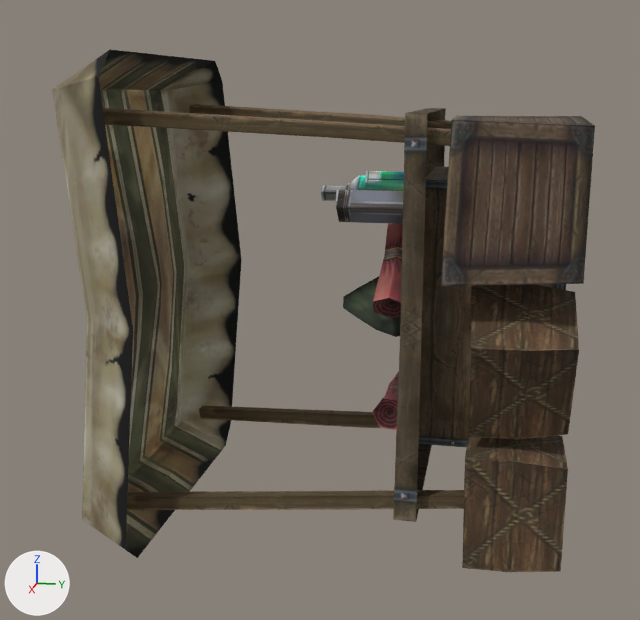
What one commit did to the OBJ model sceneobjs/zhucheng_yewai_291/zhucheng_yewai_291_zahuopu_01_d.obj.
The view is the same before and after, from a 50 mm camera at (238.9, -17.6, 55.3) aimed at (2.7, -64.8, -3.8). Arrows for +X, +Y and +Z are at lower left; the lights stay in place. Where no turn or scale is listed for an object, it has been applied to the vertices. Vertices at the same position are counted once.

Objects in the first picture: 'zhucheng_yewai_291_zahuopu_01_d'.
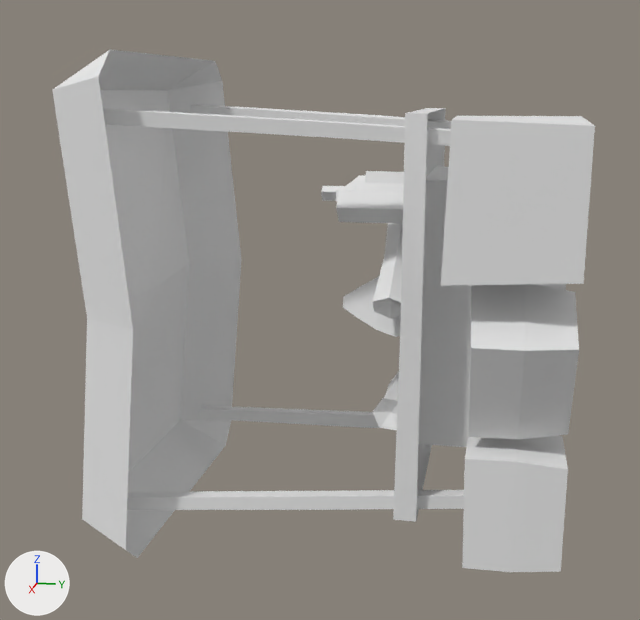
Patch to the scene script:
```diff
--- a/sceneobjs/zhucheng_yewai_291/zhucheng_yewai_291_zahuopu_01_d.obj.py
+++ b/sceneobjs/zhucheng_yewai_291/zhucheng_yewai_291_zahuopu_01_d.obj.py
@@ mat_material_6_1 @@
+mat_material_6_1 = principled_material('material_6')
+mat_material_6_1.base_color = (0.8, 0.8, 0.8)  # white #e7e7e7
+mat_material_6_1.roughness = 1.0
@@ mat_material_8_1 @@
+mat_material_8_1 = principled_material('material_8')
+mat_material_8_1.base_color = (0.8, 0.8, 0.8)  # white #e7e7e7
+mat_material_8_1.roughness = 1.0
@@ mat_material_4_1 @@
+mat_material_4_1 = principled_material('material_4')
+mat_material_4_1.base_color = (0.8, 0.8, 0.8)  # white #e7e7e7
+mat_material_4_1.roughness = 1.0
@@ mat_material_10_1 @@
+mat_material_10_1 = principled_material('material_10')
+mat_material_10_1.base_color = (0.8, 0.8, 0.8)  # white #e7e7e7
+mat_material_10_1.roughness = 1.0
@@ mat_material_7_1 @@
+mat_material_7_1 = principled_material('material_7')
+mat_material_7_1.base_color = (0.8, 0.8, 0.8)  # white #e7e7e7
+mat_material_7_1.roughness = 1.0
@@ mat_material_5_1 @@
+mat_material_5_1 = principled_material('material_5')
+mat_material_5_1.base_color = (0.8, 0.8, 0.8)  # white #e7e7e7
+mat_material_5_1.roughness = 1.0
@@ mat_material_9_1 @@
+mat_material_9_1 = principled_material('material_9')
+mat_material_9_1.base_color = (0.8, 0.8, 0.8)  # white #e7e7e7
+mat_material_9_1.roughness = 1.0
@@ me_zhucheng_yewai_291_zahuopu_01_d @@
 me_zhucheng_yewai_291_zahuopu_01_d.from_pydata(...)  # 243 vertices, 362 faces; spans x -63.5..65.7, y -122.8..-0.4, z -64.9..64.9
 # used by ob_zhucheng_yewai_291_zahuopu_01_d; location = (0.0, 0.0, 0.0)
+# me_zhucheng_yewai_291_zahuopu_01_d part 1: all 72 faces that had it switch from mat_material_4 (picture img_zhucheng_yewai_291_zahuopu_01_a_04_png) to mat_material_4_1 (white #e7e7e7)
+# me_zhucheng_yewai_291_zahuopu_01_d part 2: all 58 faces that had it switch from mat_material_5 (picture img_zhucheng_yewai_291_zahuopu_01_a_05_png) to mat_material_5_1 (white #e7e7e7)
+# me_zhucheng_yewai_291_zahuopu_01_d part 3: all 36 faces that had it switch from mat_material_6 (picture img_zhucheng_yewai_291_zahuopu_01_a_06_png) to mat_material_6_1 (white #e7e7e7)
+# me_zhucheng_yewai_291_zahuopu_01_d part 4: all 28 faces that had it switch from mat_material_7 (picture img_zhucheng_yewai_291_zahuopu_01_a_07_png) to mat_material_7_1 (white #e7e7e7)
+# me_zhucheng_yewai_291_zahuopu_01_d part 5: all 72 faces that had it switch from mat_material_8 (picture img_zhucheng_yewai_291_zahuopu_01_a_08_png) to mat_material_8_1 (white #e7e7e7)
+# me_zhucheng_yewai_291_zahuopu_01_d part 6: all 86 faces that had it switch from mat_material_9 (picture img_zhucheng_yewai_291_zahuopu_01_a_09_png) to mat_material_9_1 (white #e7e7e7)
+# me_zhucheng_yewai_291_zahuopu_01_d part 7: all 10 faces that had it switch from mat_material_10 (picture img_zhucheng_yewai_291_zahuopu_01_a_10_png) to mat_material_10_1 (white #e7e7e7)
```

Boxes [x1, y1, x2, y2] around the edits, measured in the pictures (640 x 620 px):
part 1 of me_zhucheng_yewai_291_zahuopu_01_d, recoloured (brown to white)
    both: [373, 223, 403, 430]
part 2 of me_zhucheng_yewai_291_zahuopu_01_d, recoloured
    both: [336, 171, 404, 337]
part 3 of me_zhucheng_yewai_291_zahuopu_01_d, recoloured (grey to white)
    both: [321, 175, 404, 224]
part 4 of me_zhucheng_yewai_291_zahuopu_01_d, recoloured (brown to grey)
    both: [393, 108, 566, 522]
part 5 of me_zhucheng_yewai_291_zahuopu_01_d, recoloured (brown to grey)
    both: [462, 284, 579, 572]
part 6 of me_zhucheng_yewai_291_zahuopu_01_d, recoloured (brown to grey)
    both: [52, 50, 464, 558]
part 7 of me_zhucheng_yewai_291_zahuopu_01_d, recoloured (brown to grey)
    both: [441, 116, 595, 286]
